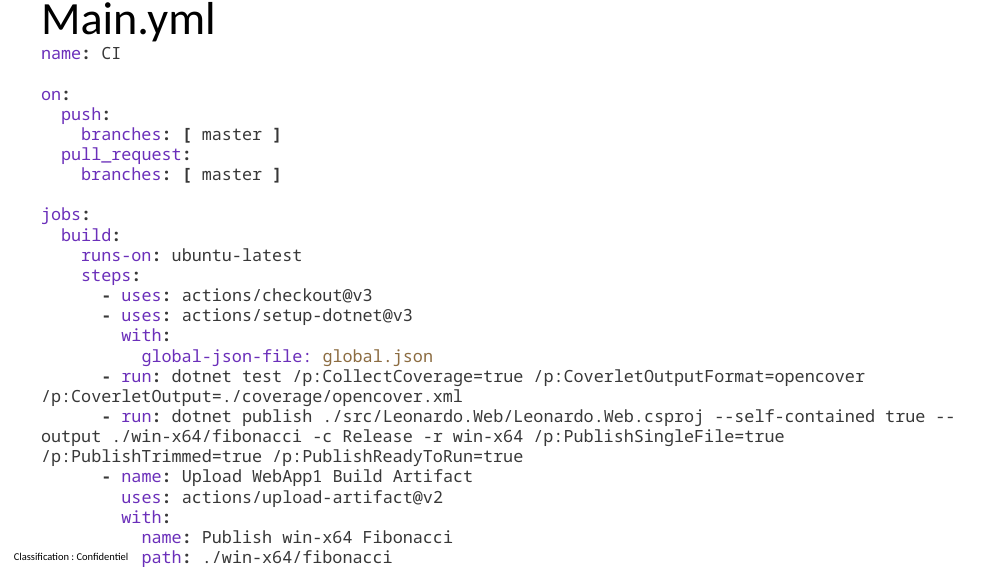
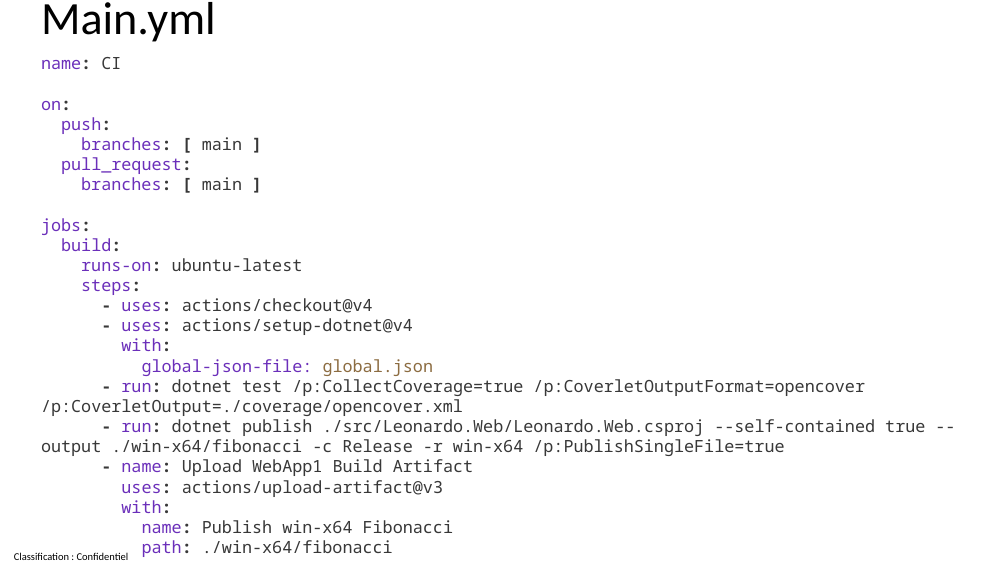
Before and after one commit to guillaume-chervet/course.dotnet, a slide deck: slide 116 of documentations/dotnet8.pptx. Drawn at 1008x567 pixels with LibreOffice and Linux fonts; fonts in the diff are those of the drawing. Boxes give left, top, right and bottom in pixels: in the first picture for what was removed or moved away, otherwise in the second. Text is boxed around its words. In the diff, an @@ line names an element or a change of style, - is before the commit and + after.

Commit message:
update

```diff
--- a/documentations/dotnet8.pptx
+++ b/documentations/dotnet8.pptx
@@ text at (41, 57, 925, 557): text changed @@
-name: CI
-on:
-push:
-branches: [ master ]
-pull_request:
-branches: [ master ]
-jobs:
-build:
-runs-on: ubuntu-latest
-steps:
-- uses: actions/checkout@v3
-- uses: actions/setup-dotnet@v3
-with:
-global-json-file: global.json
-- run: dotnet test /p:CollectCoverage=true /p:CoverletOutputFormat=opencover /p:CoverletOutput=./coverage/opencover.xml
-- run: dotnet publish ./src/Leonardo.Web/Leonardo.Web.csproj --self-contained true --output ./win-x64/fibonacci -c Release -r win-x64 /p:PublishSingleFile=true /p:PublishTrimmed=true /p:PublishReadyToRun=true
-- name: Upload WebApp1 Build Artifact
-uses: actions/upload-artifact@v2
-with:
-name: Publish win-x64 Fibonacci
-path: ./win-x64/fibonacci
+name: CI
+on:
+push:
+branches: [ main ]
+pull_request:
+branches: [ main ]
+jobs:
+build:
+runs-on: ubuntu-latest
+steps:
+- uses: actions/checkout@v4
+- uses: actions/setup-dotnet@v4
+with:
+global-json-file: global.json
+- run: dotnet test /p:CollectCoverage=true /p:CoverletOutputFormat=opencover /p:CoverletOutput=./coverage/opencover.xml
+- run: dotnet publish ./src/Leonardo.Web/Leonardo.Web.csproj --self-contained true --output ./win-x64/fibonacci -c Release -r win-x64 /p:PublishSingleFile=true
+- name: Upload WebApp1 Build Artifact
+uses: actions/upload-artifact@v3
+with:
+name: Publish win-x64 Fibonacci
+path: ./win-x64/fibonacci
```
Also in this commit, not shown: 7 other slides changed.
